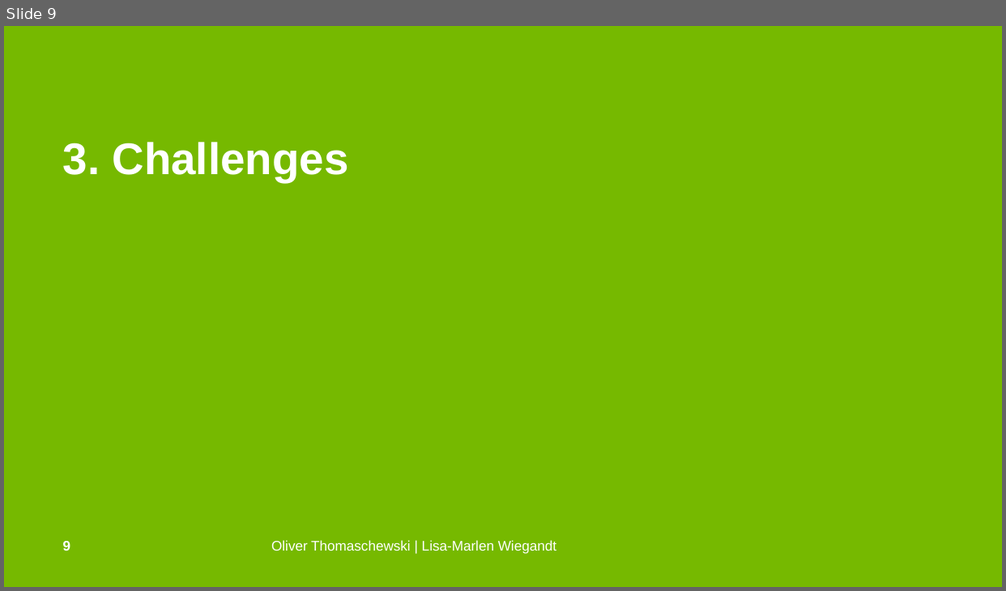
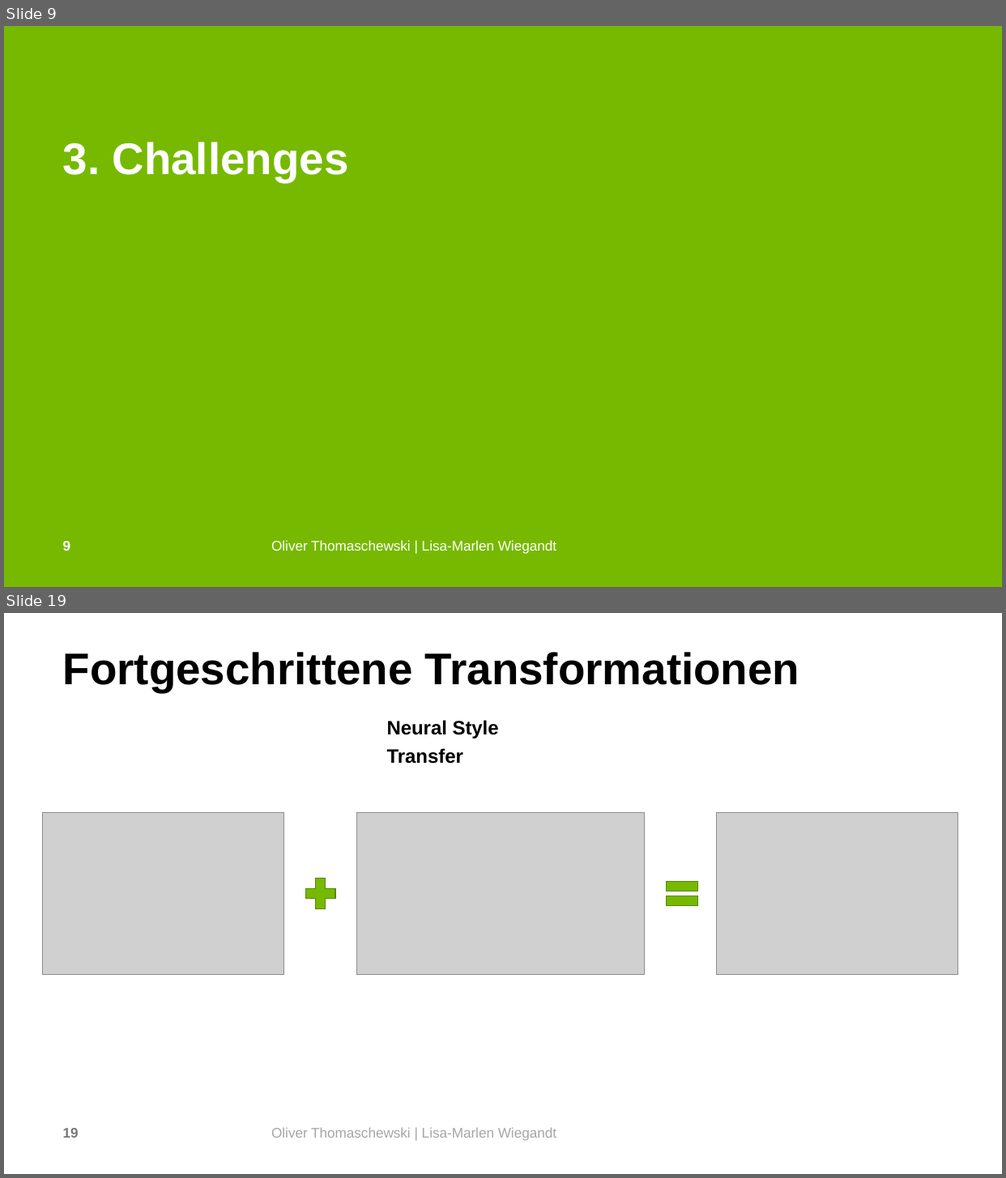
Before and after one commit to OliverThomaschewski/data_augmentation, a slide deck: Präsi.pptx. Shown one above the other, each under a label of ours: slide 9 before the commit, slides 9 and 19 after it; the slides between them are not shown. The pictures are 1006x591 and 1006x1178 pixels, drawn with LibreOffice and Linux fonts; fonts in the diff are those of the drawing; grey boxes stand for pictures; background and template pictures are left out. Boxes give left, top, right and bottom in pixels: in the first picture for what was removed or moved away, otherwise in the second. Text is boxed around its words. In the diff, an @@ line names an element or a change of style, - is before the commit and + after.

```diff
--- a/Präsi.pptx
+++ b/Präsi.pptx
@@ slide 19 added at (4, 613, 1002, 1174), background #FFFFFF @@
@@ title added at (63, 652, 799, 692), 42.7 pt, text #000000, bold @@
+Fortgeschrittene Transformationen
@@ text added at (387, 720, 499, 764), 18.7 pt, text #000000, bold @@
+      Neural Style Transfer
@@ picture added at (43, 813, 285, 974) @@
@@ picture added at (356, 813, 644, 974) @@
@@ picture added at (717, 813, 958, 974) @@
@@ plus sign added at (300, 873, 341, 914), fill #76B900, outline #578900 1 pt @@
@@ math equal added at (661, 874, 704, 914), fill #76B900, outline #578900 1 pt @@
@@ page number added at (63, 1128, 79, 1138), 13.3 pt, text #787878, bold @@
+19
@@ text added at (271, 1127, 556, 1141), 13.3 pt, text #A6A6A6 @@
+Oliver Thomaschewski | Lisa-Marlen Wiegandt
```
Also in this commit, not shown: 12 slides changed, 11 other slides added, 1 slide removed, 1 other file.
